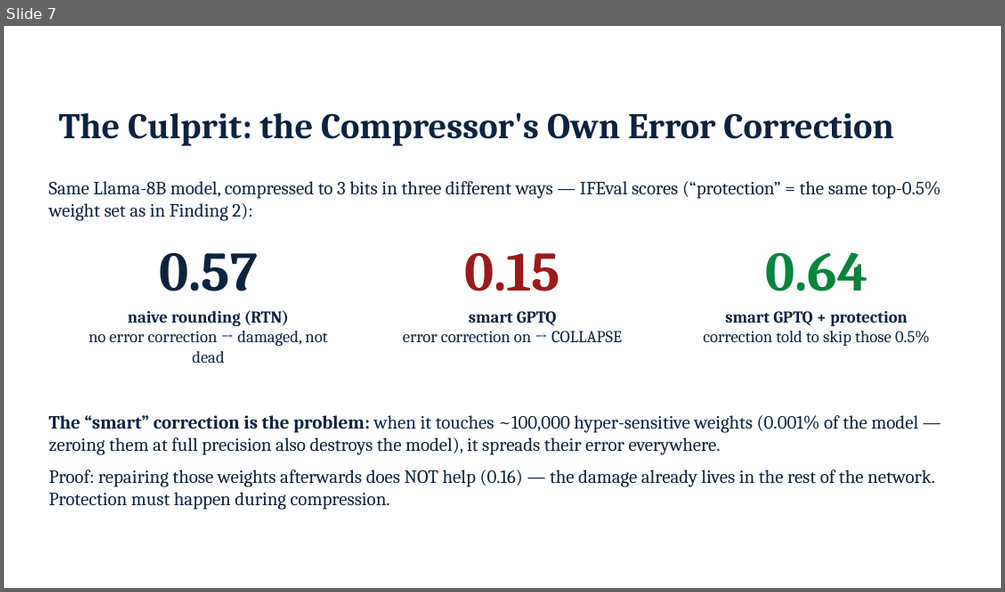
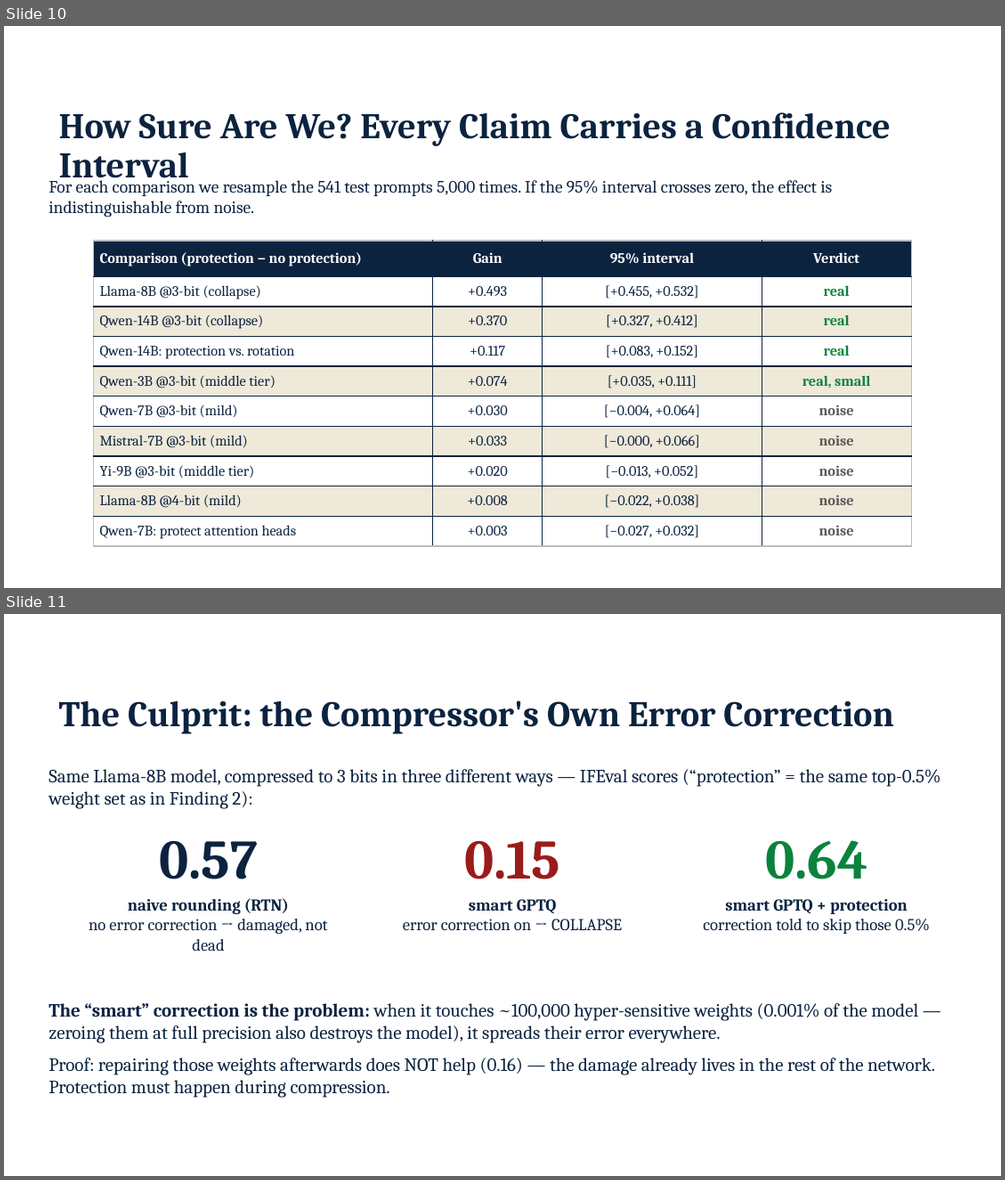
Before and after one commit to JiahaoZheng24/Instruction-Following-Attention-Head-Sensitive, a slide deck: paper/IFH_advisor_update_2026-09-03.pptx. Shown one above the other, each under a label of ours: slide 7 before the commit, slides 10 and 11 after it. The pictures are 1005x592 and 1005x1180 pixels, drawn with LibreOffice and Linux fonts; fonts in the diff are those of the drawing; background and template pictures are left out. Boxes give left, top, right and bottom in pixels: in the first picture for what was removed or moved away, otherwise in the second. Text is boxed around its words. In the diff, an @@ line names an element or a change of style, - is before the commit and + after.

```diff
--- a/paper/IFH_advisor_update_2026-09-03.pptx
+++ b/paper/IFH_advisor_update_2026-09-03.pptx
@@ slide 10 added at box(4, 26, 1001, 588), background picture (left out) @@
@@ subtitle added at box(46, 41, 456, 84), 11 pt, text #FFFFFF, bold @@
+RIGOR
@@ title added at box(59, 112, 890, 186), 26 pt, text #0C2340, bold @@
+How Sure Are We? Every Claim Carries a Confidence Interval
@@ text added at box(48, 176, 832, 217), 12.5 pt, text #0C2340 @@
+For each comparison we resample the 541 test prompts 5,000 times. If the 95% interval crosses zero, the effect is indistinguishable from noise.
@@ table added at box(94, 240, 911, 546), 10 rows, 4 columns @@
+Comparison (protection − no protection) | Gain | 95% interval | Verdict
+Llama-8B @3-bit (collapse) | +0.493 | [+0.455, +0.532] | real
+Qwen-14B @3-bit (collapse) | +0.370 | [+0.327, +0.412] | real
+Qwen-14B: protection vs. rotation | +0.117 | [+0.083, +0.152] | real
+Qwen-3B @3-bit (middle tier) | +0.074 | [+0.035, +0.111] | real, small
+Qwen-7B @3-bit (mild) | +0.030 | [−0.004, +0.064] | noise
+Mistral-7B @3-bit (mild) | +0.033 | [−0.000, +0.066] | noise
+Yi-9B @3-bit (middle tier) | +0.020 | [−0.013, +0.052] | noise
+Llama-8B @4-bit (mild) | +0.008 | [−0.022, +0.038] | noise
+Qwen-7B: protect attention heads | +0.003 | [−0.027, +0.032] | noise
@@ what was slide 7 is now slide 11 @@
```
Also in this commit, not shown: 1 slide changed, 8 other slides added.
